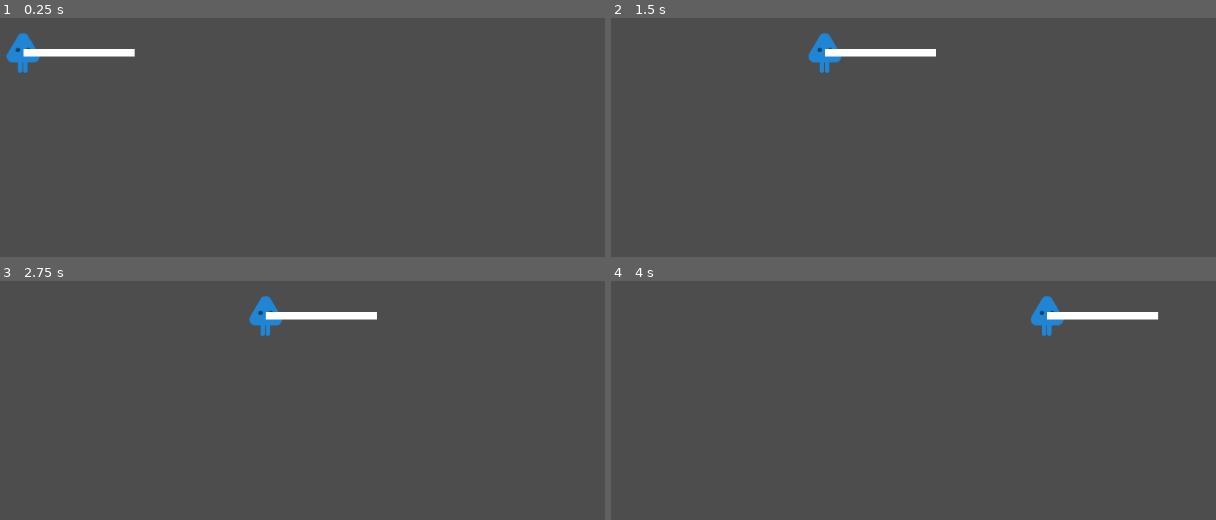
Above: before the commit, frames 1-4 (two rows, left to right).
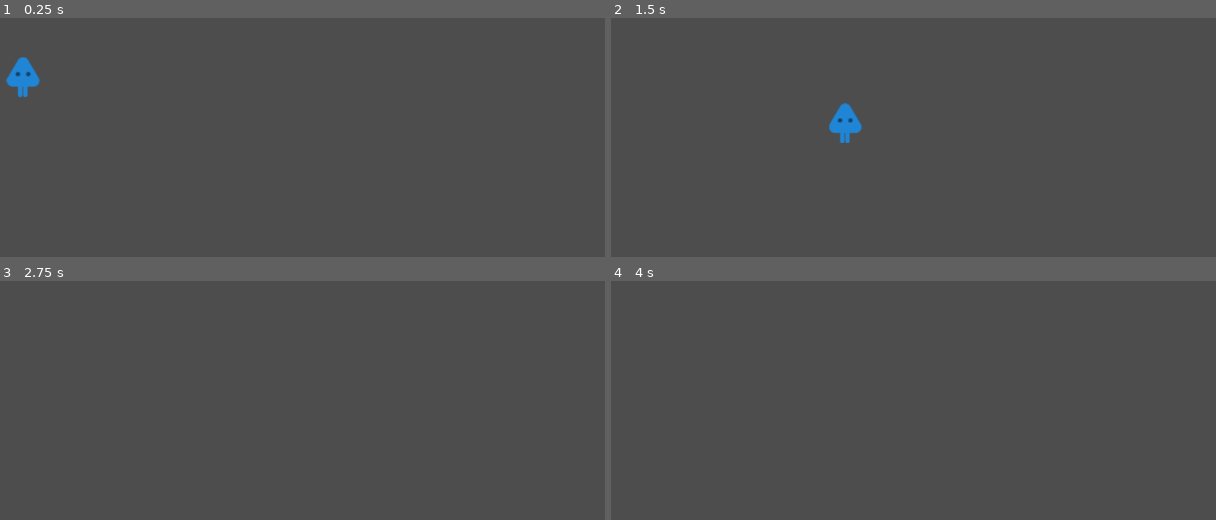
Above: after the commit, the same moments.

Repository: donov4nn/4Elements
Game: Godot game, scene res://Scenes/World/World.tscn
Same seed, same stepped clock (60 frames per second), same inputs: the game is played once before the commit and once after it.
Inputs:
- Up to frame 1 (0.25 s): no input
- Up to frame 2 (1.5 s): hold Right (move_right) from 0.53 s (still down); tap Space (jump, bound only after the commit) at 0.6, 0.77, 1.07, 1.35 s
- Up to frame 3 (2.75 s): tap Space (jump, bound only after the commit) at 1.52, 1.82, 2.1 s; release Right (move_right) at 2.03 s; hold Left (move_left) from 2.03 s (still down)
- Up to frame 4 (4 s): release Left (move_left) at 2.78 s; hold Right (move_right) from 2.78 s (still down); tap Space (jump, bound only after the commit) at 2.85, 3.02, 3.32, 3.6, 3.77 s

The runs differ from the first frame. In frame 1, 1.5% of the frame differs, in the area x 0-23%, y 6-34%; in frame 2, 1.6%, in the area x 32-54%, y 6-53%; in frame 3, 1.1%; in frame 4, 1.1%.

Commit message:
Added script for player / rename

Diff:
--- a/Scenes/Player/Player.tscn
+++ b/Scenes/Player/Player.tscn
@@ -1,22 +1,17 @@
-[gd_scene load_steps=5 format=3 uid="uid://d3xf023rxuw4g"]
+[gd_scene load_steps=4 format=3 uid="uid://d3xf023rxuw4g"]
 
-[ext_resource type="Script" path="res://scripts/Player.gd" id="1_va77o"]
-[ext_resource type="Texture2D" uid="uid://bhqyk17i2l23g" path="res://assets/PNG/Players/Player Blue/playerBlue_stand.png" id="2_482p2"]
-[ext_resource type="Script" path="res://addons/wiggly_appendage_2d/wiggly_appendage_2d.gd" id="3_tpxnk"]
+[ext_resource type="Script" path="res://scripts/player.gd" id="1_tfaqq"]
+[ext_resource type="Texture2D" uid="uid://bhqyk17i2l23g" path="res://assets/PNG/Players/Player Blue/playerBlue_stand.png" id="2_3omh8"]
 
 [sub_resource type="CapsuleShape2D" id="CapsuleShape2D_18km7"]
 radius = 22.0
 height = 54.0
 
 [node name="Player" type="CharacterBody2D"]
-script = ExtResource("1_va77o")
+script = ExtResource("1_tfaqq")
 
 [node name="Hitbox" type="CollisionShape2D" parent="."]
 shape = SubResource("CapsuleShape2D_18km7")
 
 [node name="Sprite" type="Sprite2D" parent="."]
-texture = ExtResource("2_482p2")
-
-[node name="WigglyAppendage2D" type="Line2D" parent="."]
-points = PackedVector2Array(0, 0, 26.25, 0, 45, 0, 60, 0, 75, 0, 90, 0, 105, 0, 120, 0, 135, 0, 150, 0)
-script = ExtResource("3_tpxnk")
+texture = ExtResource("2_3omh8")
--- a/Scripts/Player.gd
+++ b/Scripts/Player.gd
@@ -1,38 +1,27 @@
 extends CharacterBody2D
 
 
-@export var MAX_SPEED = 300
-@export var ACCELERATION = 1500
-@export var FRICTION = 1200
+const SPEED = 300.0
+const JUMP_VELOCITY = -400.0
 
-@onready var axis = Vector2.ZERO
+# Get the gravity from the project settings to be synced with RigidBody nodes.
+var gravity = ProjectSettings.get_setting("physics/2d/default_gravity")
 
 func _physics_process(delta):
-	move(delta)
+	# Add the gravity.
+	if not is_on_floor():
+		velocity.y += gravity * delta
 
-func get_input_axis():
-	axis.x = int(Input.is_action_pressed("move_right")) - int(Input.is_action_pressed("move_left"))
-	axis.y = int(Input.is_action_pressed("move_down")) - int(Input.is_action_pressed("move_up"))
-	return axis.normalized()
+	# Handle Jump.
+	if Input.is_action_just_pressed("jump") and is_on_floor():
+		velocity.y = JUMP_VELOCITY
 
-func move(delta):
-	axis = get_input_axis()
-
-	if axis == Vector2.ZERO:
-		apply_friction(FRICTION * delta)
-
+	# Get the input direction and handle the movement/deceleration.
+	# As good practice, you should replace UI actions with custom gameplay actions.
+	var direction = Input.get_axis("move_left", "move_right")
+	if direction:
+		velocity.x = direction * SPEED
 	else:
-		apply_movement(axis * ACCELERATION * delta	)
+		velocity.x = move_toward(velocity.x, 0, SPEED)
 
 	move_and_slide()
-
-func apply_friction(amount):
-	if velocity.length() > amount:
-		velocity -= velocity.normalized() * amount
-
-	else:
-		velocity = Vector2.ZERO
-
-func apply_movement(accel):
-	velocity += accel
-	velocity = velocity.limit_length(MAX_SPEED)
--- a/project.godot
+++ b/project.godot
@@ -11,7 +11,7 @@
 [application]
 
 config/name="4Elements"
-run/main_scene="res://scenes/world/World.tscn"
+run/main_scene="res://scenes/world/world.tscn"
 config/features=PackedStringArray("4.1", "Mobile")
 config/icon="res://icon.svg"
 
@@ -28,22 +28,31 @@
 
 move_left={
 "deadzone": 0.5,
-"events": [Object(InputEventKey,"resource_local_to_scene":false,"resource_name":"","device":0,"window_id":0,"alt_pressed":false,"shift_pressed":false,"ctrl_pressed":false,"meta_pressed":false,"pressed":false,"keycode":0,"physical_keycode":4194319,"key_label":0,"unicode":0,"echo":false,"script":null)
+"events": [Object(InputEventKey,"resource_local_to_scene":false,"resource_name":"","device":-1,"window_id":0,"alt_pressed":false,"shift_pressed":false,"ctrl_pressed":false,"meta_pressed":false,"pressed":false,"keycode":0,"physical_keycode":65,"key_label":0,"unicode":97,"echo":false,"script":null)
+, Object(InputEventKey,"resource_local_to_scene":false,"resource_name":"","device":-1,"window_id":0,"alt_pressed":false,"shift_pressed":false,"ctrl_pressed":false,"meta_pressed":false,"pressed":false,"keycode":0,"physical_keycode":4194319,"key_label":0,"unicode":0,"echo":false,"script":null)
 ]
 }
 move_right={
 "deadzone": 0.5,
 "events": [Object(InputEventKey,"resource_local_to_scene":false,"resource_name":"","device":-1,"window_id":0,"alt_press …(182 unchanged characters)…
+, Object(InputEventKey,"resource_local_to_scene":false,"resource_name":"","device":-1,"window_id":0,"alt_pressed":false,"shift_pressed":false,"ctrl_pressed":false,"meta_pressed":false,"pressed":false,"keycode":0,"physical_keycode":68,"key_label":0,"unicode":100,"echo":false,"script":null)
 ]
 }
 move_up={
 "deadzone": 0.5,
 "events": [Object(InputEventKey,"resource_local_to_scene":false,"resource_name":"","device":-1,"window_id":0,"alt_press …(182 unchanged characters)…
+, Object(InputEventKey,"resource_local_to_scene":false,"resource_name":"","device":-1,"window_id":0,"alt_pressed":false,"shift_pressed":false,"ctrl_pressed":false,"meta_pressed":false,"pressed":false,"keycode":0,"physical_keycode":87,"key_label":0,"unicode":119,"echo":false,"script":null)
 ]
 }
 move_down={
 "deadzone": 0.5,
 "events": [Object(InputEventKey,"resource_local_to_scene":false,"resource_name":"","device":-1,"window_id":0,"alt_press …(182 unchanged characters)…
+, Object(InputEventKey,"resource_local_to_scene":false,"resource_name":"","device":-1,"window_id":0,"alt_pressed":false,"shift_pressed":false,"ctrl_pressed":false,"meta_pressed":false,"pressed":false,"keycode":0,"physical_keycode":83,"key_label":0,"unicode":115,"echo":false,"script":null)
+]
+}
+jump={
+"deadzone": 0.5,
+"events": [Object(InputEventKey,"resource_local_to_scene":false,"resource_name":"","device":-1,"window_id":0,"alt_pressed":false,"shift_pressed":false,"ctrl_pressed":false,"meta_pressed":false,"pressed":false,"keycode":0,"physical_keycode":32,"key_label":0,"unicode":32,"echo":false,"script":null)
 ]
 }
 
